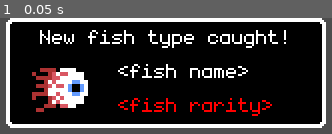
Above: before the commit, frame 1.
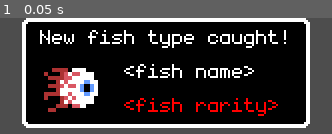
Above: after the commit, the same moment.

Repository: thomz12/LD58
Game: Godot game, scene res://scenes/ui/notifications/notification_new_fish_type.tscn
Same seed, same stepped clock (60 frames per second), same inputs: the game is played once before the commit and once after it. This scene is started directly instead of the project's main scene.
Inputs:
- Up to frame 1 (0.05 s): no input

The runs differ from the first frame. In frame 1, 20% of the frame differs, in the area x 1-99%, y 0-95%.
Error in both runs: Invalid access to property or key 'identifier' on a base object of type 'Nil'. (res://scripts/ui/notification_new_fish_type.gd:12)

Commit message:
Notification has audio now

Diff:
--- a/ld-58/scenes/ui/notifications/notification_new_fish_type.tscn
+++ b/ld-58/scenes/ui/notifications/notification_new_fish_type.tscn
@@ -1,8 +1,9 @@
-[gd_scene load_steps=6 format=3 uid="uid://dm4if6i8tns4m"]
+[gd_scene load_steps=7 format=3 uid="uid://dm4if6i8tns4m"]
 
 [ext_resource type="Theme" uid="uid://bwgtcoet55w6c" path="res://scenes/ui/ui_theme.tres" id="1_57map"]
 [ext_resource type="Texture2D" uid="uid://dhdsse3kfqmvy" path="res://sprites/fish.png" id="2_niefe"]
 [ext_resource type="Script" uid="uid://4t6xeqn4221t" path="res://scripts/ui/notification_new_fish_type.gd" id="2_rop7t"]
+[ext_resource type="AudioStream" uid="uid://c6x0kgqa13u6x" path="res://audio/fx_fish_caught.wav" id="3_mt56a"]
 
 [sub_resource type="StyleBoxFlat" id="StyleBoxFlat_niefe"]
 bg_color = Color(0, 0, 0, 1)
@@ -32,8 +33,11 @@
 theme = ExtResource("1_57map")
 script = ExtResource("2_rop7t")
 
+[node name="AudioStreamPlayer" type="AudioStreamPlayer" parent="."]
+stream = ExtResource("3_mt56a")
+
 [node name="PanelContainer" type="PanelContainer" parent="."]
-custom_minimum_size = Vector2(160, 0)
+custom_minimum_size = Vector2(144, 0)
 layout_mode = 2
 size_flags_vertical = 0
 theme_override_styles/panel = SubResource("StyleBoxFlat_niefe")
--- a/ld-58/scripts/ui/notification_new_fish_type.gd
+++ b/ld-58/scripts/ui/notification_new_fish_type.gd
@@ -1,7 +1,7 @@
 extends MarginContainer
 class_name NotificationNewFishType
 
-@onready var label_title: Label = %LabelTitle
+@onready var audio_stream_player: AudioStreamPlayer = $AudioStreamPlayer
 @onready var texture_rect: TextureRect = %TextureRect
 @onready var label_name: Label = %LabelName
 @onready var label_rarity: RichTextLabel = %LabelRarity
@@ -24,3 +24,5 @@
 	var tween := create_tween()
 	tween.tween_property(self, "modulate:a", 0, 1.0).set_delay(5.0)
 	tween.tween_callback(func(): queue_free())
+
+	audio_stream_player.play()
